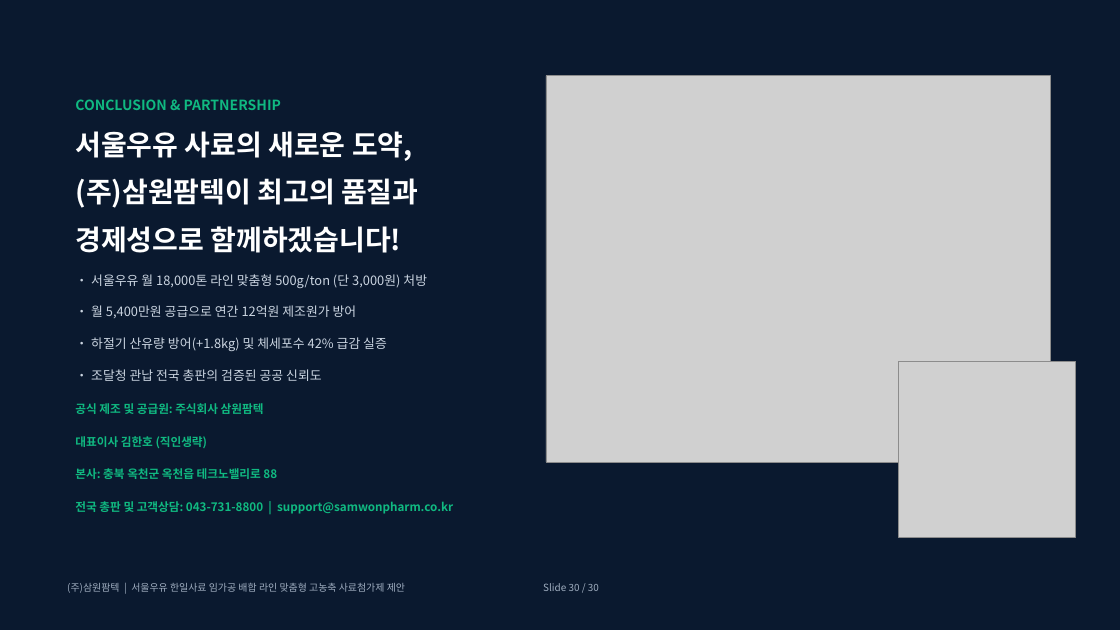
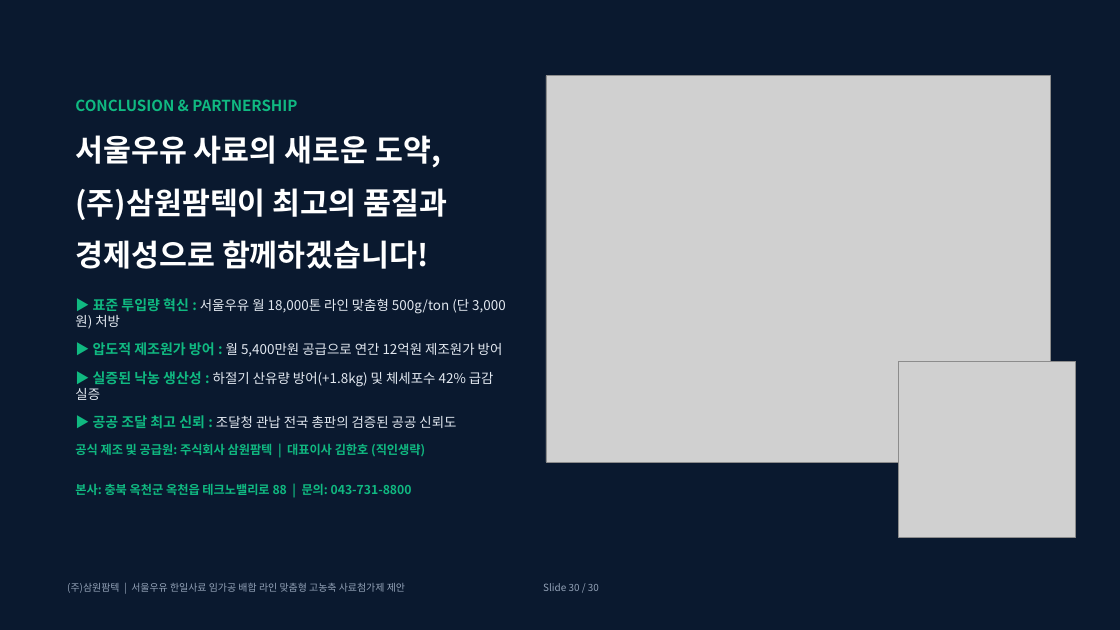
Before and after one commit to hongsoonil02-maker/vet-animal-hospital, a slide deck: slide 30 of s_project/S-NACF_고농축사료첨가제_제안_30장덱_삼원팜텍.pptx. Drawn at 1120x630 pixels with LibreOffice and Linux fonts; fonts in the diff are those of the drawing; grey boxes stand for pictures. Boxes give left, top, right and bottom in pixels: in the first picture for what was removed or moved away, otherwise in the second. Text is boxed around its words. In the diff, an @@ line names an element or a change of style, - is before the commit and + after.

```diff
--- a/s_project/S-NACF_고농축사료첨가제_제안_30장덱_삼원팜텍.pptx
+++ b/s_project/S-NACF_고농축사료첨가제_제안_30장덱_삼원팜텍.pptx
@@ text at (x1=75, y1=99, x2=447, y2=269): size 12 to 13 pt in "CONCLUSION & PARTNERSHIP"; size 24 to 26 pt in "서울우유 사료의 새로운 도약, (주)삼원팜텍이 최고의 품질과 ..."; more space between paragraphs @@
@@ text at (x1=75, y1=298, x2=506, y2=495): text changed; size 11 to 11.5 pt; text colour #CBD5E1 to #10B981; bold on @@
-• 서울우유 월 18,000톤 라인 맞춤형 500g/ton (단 3,000원) 처방
-• 월 5,400만원 공급으로 연간 12억원 제조원가 방어
-• 하절기 산유량 방어(+1.8kg) 및 체세포수 42% 급감 실증
-• 조달청 관납 전국 총판의 검증된 공공 신뢰도
-공식 제조 및 공급원: 주식회사 삼원팜텍
-대표이사 김한호 (직인생략)
-본사: 충북 옥천군 옥천읍 테크노밸리로 88
-전국 총판 및 고객상담: 043-731-8800 | support@samwonpharm.co.kr
+▶ 표준 투입량 혁신 : 서울우유 월 18,000톤 라인 맞춤형 500g/ton (단 3,000원) 처방
+▶ 압도적 제조원가 방어 : 월 5,400만원 공급으로 연간 12억원 제조원가 방어
+▶ 실증된 낙농 생산성 : 하절기 산유량 방어(+1.8kg) 및 체세포수 42% 급감 실증
+▶ 공공 조달 최고 신뢰 : 조달청 관납 전국 총판의 검증된 공공 신뢰도
+공식 제조 및 공급원: 주식회사 삼원팜텍 | 대표이사 김한호 (직인생략)
+본사: 충북 옥천군 옥천읍 테크노밸리로 88 | 문의: 043-731-8800
```
Also in this commit, not shown: 29 other slides changed, 1 other file.
